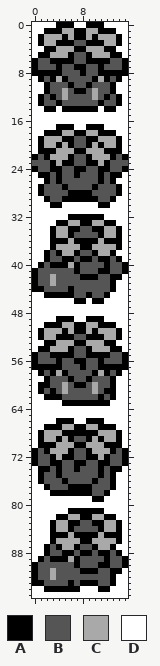
Edited in one commit: sprite sheet (gfx/following/venusaur.png). Above is the file before it was changed.
The file is 16x96 pixels. Colours within 5 levels of each other are drawn and written as one.
Palette (. is transparent): A #000000  B #555555  C #a9a9a9  D #ffffff
Pixels before, first column x 0:
 0 DDDDAAADDAAADDDD
 1 DDAAACCAACCAAADD
 2 DACCCACAACACCCAD
 3 DACCAAABBAAACCAD
 4 DDAACCCAACCCAADD
 5 DAACCCABBACCCAAD
 6 ABBAAAABBAAAABBA
 7 ABBBABBAABBABBBA
 8 AAAAABBBABBAAAAA
 9 DABACABBBBACABAD
10 DDABBBABBABBBADD
11 DDABBCBAABCBBADD
12 DABABCBBBBCBABAD
13 DABBABBBBBBABBAD
14 DDAADAAAAAADAADD
15 DDDDDDDDDDDDDDDD
16 DDDDDDDDDDDDDDDD
17 DDDDAAADDAAADDDD
18 DDAAACCAACCAAADD
19 DACCCAABBAACCCAD
20 DACCACABBACACCAD
21 DAAACCCAACCCAAAD
22 ABACCCABBACCCABA
23 BBBACAABBAACABBB
24 ABBAABBAABBAABBA
25 DAABABBABBBABAAD
26 DDABABBBBBBABADD
27 DABBBABBBBABBBAD
28 DABBBBAAAABBBBAD
29 DDABBAAAAAABBADD
30 DDDAADDDDDDAADDD
31 DDDDDDDDDDDDDDDD
32 DDDDDDAAAAAADDDD
33 DDDDAACCAACCAADD
34 DDDACCAABBAACCAD
35 DDDACCABBBBACCAD
36 DDDAAACAAAACAAAD
37 DDDACCCCAACCCCAD
38 DDABACCABBACCADD
39 DDABBAABAABAABAD
40 DABAAACABBBBABBA
41 ABBBBBBABBBAABBA
42 ABBCBBBBAAABBAAD
43 ABBCBBBBBBBBBADD
44 AABBBBABBBBBBADD
45 DDAAAAABBABBADDD
46 DDDDDDDAADAADDDD
47 DDDDDDDDDDDDDDDD
48 DDDDDDDDDDDDDDDD
49 DDDDAAADDAAADDDD
50 DDAAACCAACCAAADD
51 DACCCACAACACCCAD
52 DACCAAABBAAACCAD
53 DDAACCCAACCCAADD
54 DAACCCABBACCCAAD
55 ABBAAAABBAAAABBA
56 ABBBABBAABBABBBA
57 AAAAABBBABBAAAAA
58 DABACABBBBACABAD
59 DDABBBABBABBBADD
60 DAABBCBAABCBBADD
61 DABABCBBBBCBAADD
62 DDAAABBBBBBABADD
63 DDDDDAAAAAAAADDD
64 DDDDDDDDDDDDDDDD
65 DDDDDDDDDDDDDDDD
66 DDDDAAADDAAADDDD
67 DDAAACCAACCAAADD
68 DACCCAAAAAACCCAD
69 DACCACABBACACCAD
70 DAAACCCAACCCAAAD
71 ABACCCABBACCCABA
72 ABBACAABBAACABBA
73 ABBAABBAABBAABBA
74 DAABABBABBBABAAD
75 DABBABBBBBBABADD
76 DABBBABBBBABBADD
77 DDABBBAAAABBBADD
78 DDDAAAAAAABBADDD
79 DDDDDDDDDDAADDDD
80 DDDDDDDDDDDDDDDD
81 DDDDDDAAAAAADDDD
82 DDDDAACCAACCAADD
83 DDDACCAABBAACCAD
84 DDDACCABBBBACCAD
85 DDDAAACAAAACAAAD
86 DDDACCCCAACCCCAD
87 DDABACCABBACCADD
88 DDABBAABAABAABAD
89 DABAAACABBBBABBA
90 ABBBBBBABBBAABBA
91 ABBCBBBBAAABBAAD
92 ABBCBBBBBBBBBADD
93 AABBBBABAAABBADD
94 DDAAAAAADDDAADDD
95 DDDDDDDDDDDDDDDD
Now the later version:
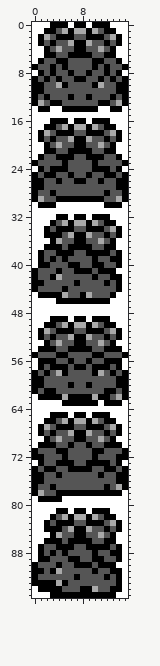
Difference:
Changed rows in their new state; - is an unchanged pixel.
first column x 0:
 0 ---A--DAAD--A---
 1 ----B-ACCA-B----
 2 ---BA-ABBA-AB---
 3 --BABBCAACBBAB--
 4 ---B-BB--BB-B---
 5 -D-ABB-AA-BBA-D-
 6 DA-B--B--B--B-AD
 7 ---ABA-BB-ABA---
 8 D-B-B-A-BA-B-B-D
 9 ABABAB-AA-BABABA
10 AAB-CAB--BAC-BAA
11 AAB--B-BB-B--BAA
12 ABAB-BA--AB-BABA
13 AC-A--------A-CA
14 -A-D--------D-A-
16 ---AAA-AA-AAA---
17 --AABC-CC-CBAA--
18 -ACB-AABBAA-BCA-
19 --BABBCAACBBAB--
20 -DABCBBAABBCBAD-
21 -D--BBA--ABB--D-
22 DABBAA----AABBAD
23 A--BB-B--B-BB--A
24 DA---A-BB-A---AD
25 AB-AB-AB-A-BA-BA
26 AAB----AA----BAA
27 A----B----B----A
28 AB-A--BBBB--A-BA
29 ACB-A------A-BCA
30 -AA-D------D-AA-
32 ----AAD--D--A---
33 ---ABCA-C--B----
34 --ABAA-B-A--B---
35 --A-ABCAAC-BAB--
36 ----CBB--BB-B-D-
37 --A-ABAA--BBAAD-
38 -AB--AAB-A-AABA-
39 -ABA--B-BBABBA--
40 --ABBBA---AAB-AD
41 ----A---AA---ADD
42 ---AC---BB------
43 -A-B---A----ABA-
44 -B---AB------BA-
45 -A---CB-AC--BA--
46 ----AAA--A--A---
49 ---A--DAAD--A---
50 ----B-ACCA-B----
51 ---BA-ABBA-AB---
52 --BABBCAACBBAB--
53 ---B-BB--BB-B---
54 ---ABB-AA-BBA---
55 ---B--B--B--B---
56 DAAAB-ABBA-BAAAD
57 D-B--A-A--A--B-D
58 ABAB--------BABA
59 AAB---B--B---BAA
60 A-B--BABBAB--BAA
61 ABA--B----B---BA
62 -A---CAAAAC-ABCA
63 -----------D-AA-
65 ---AAA-AA-AAA---
66 --AABC-CC-CBAA--
67 -ACB-AABBAA-BCA-
68 --BABBC--CBBAB--
69 -DABCBBAABBCBAD-
70 ----BBABBABB----
71 --BBAAB--BAABB--
72 -A-BB-B--B-BB-A-
73 DA-B-AABBAA---AD
74 AB-AB-A-AA-BA-BA
75 A------------BAA
76 A----B----B--BAA
77 ABBA--BBBB--ABCA
78 ACBB------AA-AA-
79 -AAAA-----DD----
81 ----AAD--D--A---
82 ---ABCA-C--B----
83 --ABAA-B-A--B---
84 --A-ABCAAC-BAB--
85 ----CBB--BB-B-D-
86 --A-ABAA--BBAAD-
87 -AB--AAB-A-AABA-
88 -ABA--B-BBABBA--
89 --ABBBA---AAB-AD
90 ----A---AA---ADD
91 -A-AC---BB------
92 ---B---A----ABA-
93 --AACAB-BBB--BA-
94 -A---BBBAACBBAA-
95 ---AAAAAAAAAAA--
